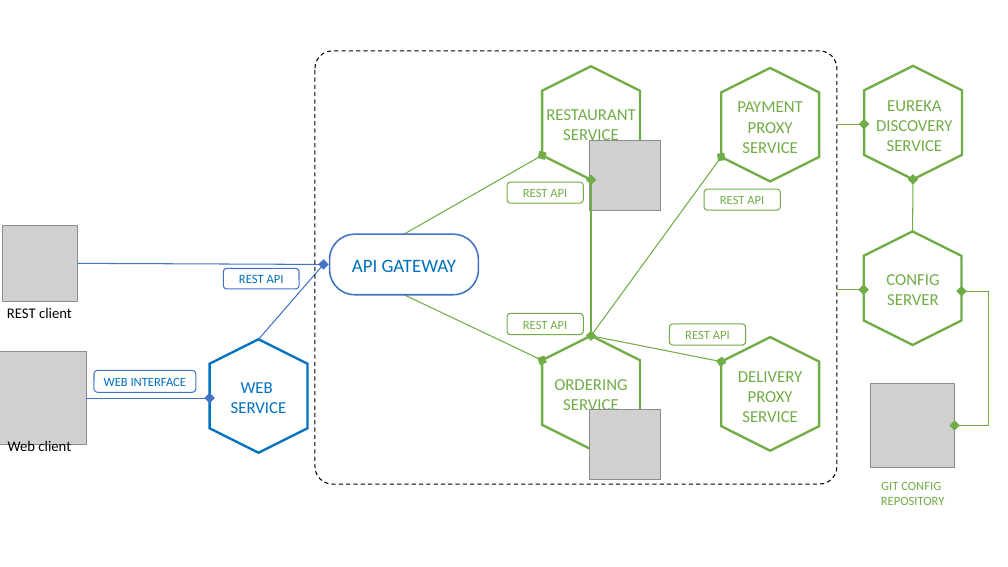
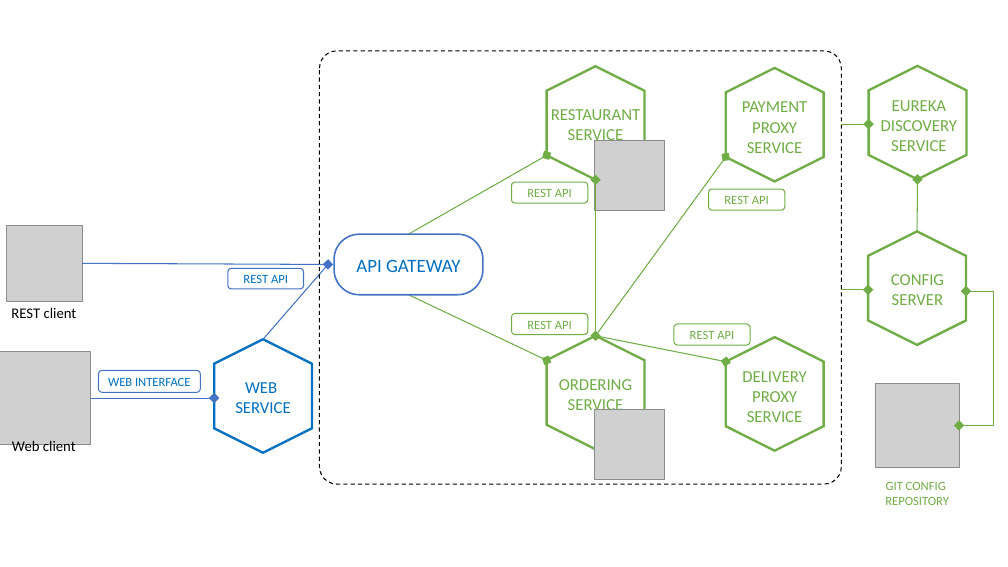
Before and after one commit to ramses-sas/ramses-sefa-SAS, a slide deck: slide 2 of documents/Managing System/Deployment Diagram 2.0.pptx. Drawn at 1008x567 pixels with LibreOffice and Linux fonts; fonts in the diff are those of the drawing; grey boxes stand for pictures. Boxes give left, top, right and bottom in pixels: in the first picture for what was removed or moved away, otherwise in the second. Text is boxed around its words. In the diff, an @@ line names an element or a change of style, - is before the commit and + after.

```diff
--- a/documents/Managing System/Deployment Diagram 2.0.pptx
+++ b/documents/Managing System/Deployment Diagram 2.0.pptx
@@ 11 arrows, 10 texts, 8 rounded rectangles, 7 hexagons, 5 pictures, 2 lines, 1 double arrow: place and size @@
-11 arrows, 10 texts, 8 rounded rectangles, 7 hexagons, 5 pictures, 2 lines, 1 double arrow at (0,51,989,505)
+11 arrows, 10 texts, 8 rounded rectangles, 7 hexagons, 5 pictures, 2 lines, 1 double arrow at (0,51,994,505)
```
Also in this commit, not shown: 19 other files.
